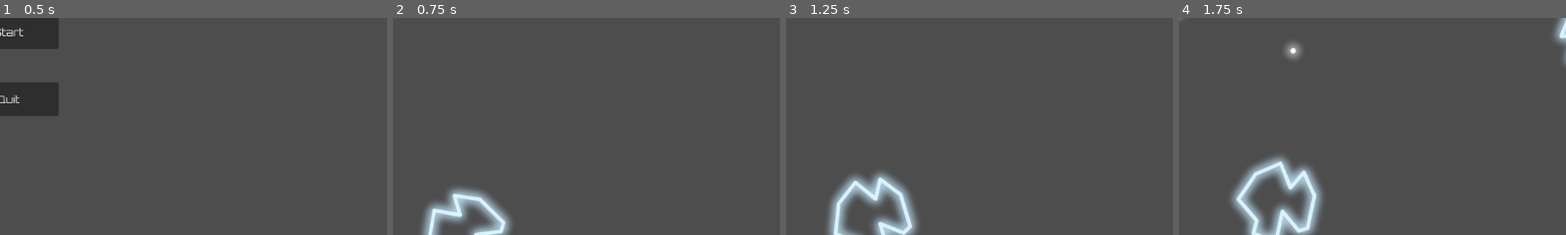
Above: before the commit, frames 1-4 (left to right).
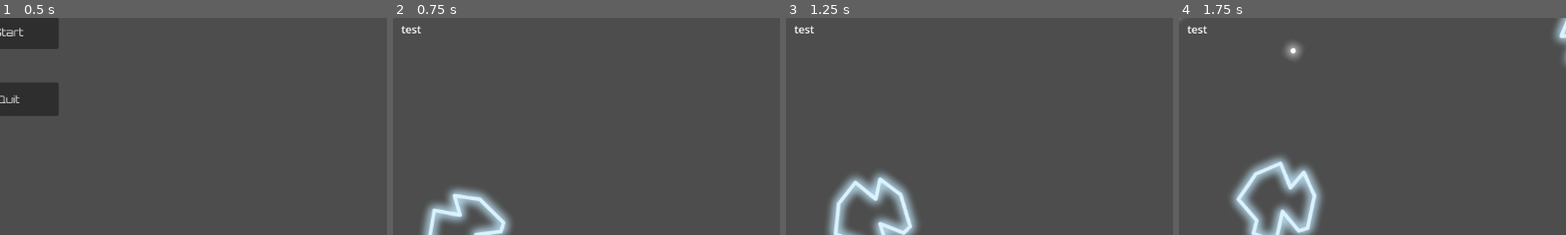
Above: after the commit, the same moments.

Repository: AllanSechrist/asteroids
Game: Godot game, scene res://scenes/UI/menu_base.tscn
Same seed, same stepped clock (60 frames per second), same inputs: the game is played once before the commit and once after it. The project has no main scene, so this scene is started directly.
Inputs:
- Up to frame 1 (0.5 s): no input
- Up to frame 2 (0.75 s): click "Start" at 0.5 s
- Up to frame 3 (1.25 s): no input
- Up to frame 4 (1.75 s): hold D (turn_right) from 1.28 s (still down); tap Space (fire) at 1.35 s
The pictures show only the part of the screen within x 49-99%, y 49-99%; the shares and areas given below are measured in that part.

Frame 1 is identical in both runs. In frame 2, 0.1% of the frame differs, in the area x 2-8%, y 3-8%; in frame 3, 0.1%; in frame 4, 0.1%.

Commit message:
add respawn point scene

Diff:
--- a/scenes/game manager.gd
+++ b/scenes/game manager.gd
@@ -3,6 +3,7 @@
 
 @export var starting_lives := 3
 @export var starting_asteroids := 6
+@export var respawn_time := 1.0
 
 
 @onready var ship: Ship = $Ship
@@ -42,6 +43,7 @@
 func _on_ship_hit() -> void:
 	lives -= 1
 	lives_changed.emit(lives)
+	await get_tree().create_timer(respawn_time).timeout
 	if lives <= 0:
 		GameState.last_score = score
 		get_tree().change_scene_to_file.call_deferred("res://scenes/UI/menu_base.tscn")
--- a/scenes/sandbox.tscn
+++ b/scenes/sandbox.tscn
@@ -6,6 +6,7 @@
 [ext_resource type="PackedScene" uid="uid://bcs1gloubrt3x" path="res://scenes/asteroids/asteroid_spawner.tscn" id="5_16ffl"]
 [ext_resource type="PackedScene" uid="uid://8eholi4ay2oe" path="res://scenes/UI/lives_icon.tscn" id="5_tpt06"]
 [ext_resource type="PackedScene" uid="uid://dqpenmioq0la4" path="res://scenes/UI/ui.tscn" id="6_17a3a"]
+[ext_resource type="PackedScene" uid="uid://1wkwro621d74" path="res://scenes/ship/respawn_point.tscn" id="7_17a3a"]
 
 [node name="Sandbox" type="Node2D" unique_id=1026063426]
 script = ExtResource("1_16ffl")
@@ -19,3 +20,5 @@
 
 [node name="AsteroidSpawner" parent="." unique_id=686080092 instance=ExtResource("5_16ffl")]
 asteroid_scene = ExtResource("2_rgld7")
+
+[node name="RespawnPoint" parent="." unique_id=851458566 instance=ExtResource("7_17a3a")]
--- /dev/null
+++ b/scenes/ship/respawn_point.gd
@@ -0,0 +1,6 @@
+extends Marker2D
+class_name RespawnPoint
+
+func _ready() -> void:
+	var screen_size := get_viewport_rect().size
+	global_position = Vector2(screen_size.x / 2, screen_size.y / 2)
--- /dev/null
+++ b/scenes/ship/respawn_point.tscn
@@ -0,0 +1,11 @@
+[gd_scene format=3 uid="uid://1wkwro621d74"]
+
+[ext_resource type="Script" uid="uid://bp2rvb83tuc7u" path="res://scenes/ship/respawn_point.gd" id="1_5bloh"]
+
+[node name="RespawnPoint" type="Marker2D" unique_id=851458566]
+script = ExtResource("1_5bloh")
+
+[node name="Label" type="Label" parent="." unique_id=1144028482]
+offset_right = 40.0
+offset_bottom = 23.0
+text = "test"
--- a/scenes/ship/ship.gd
+++ b/scenes/ship/ship.gd
@@ -50,6 +50,7 @@
 	get_tree().current_scene.add_child(bullet)
 
 func death() -> void:
+	# death animation
 	hit.emit()
 
 func wrap_screen() -> void:
Not shown, added: scenes/ship/respawn_point.gd.uid
